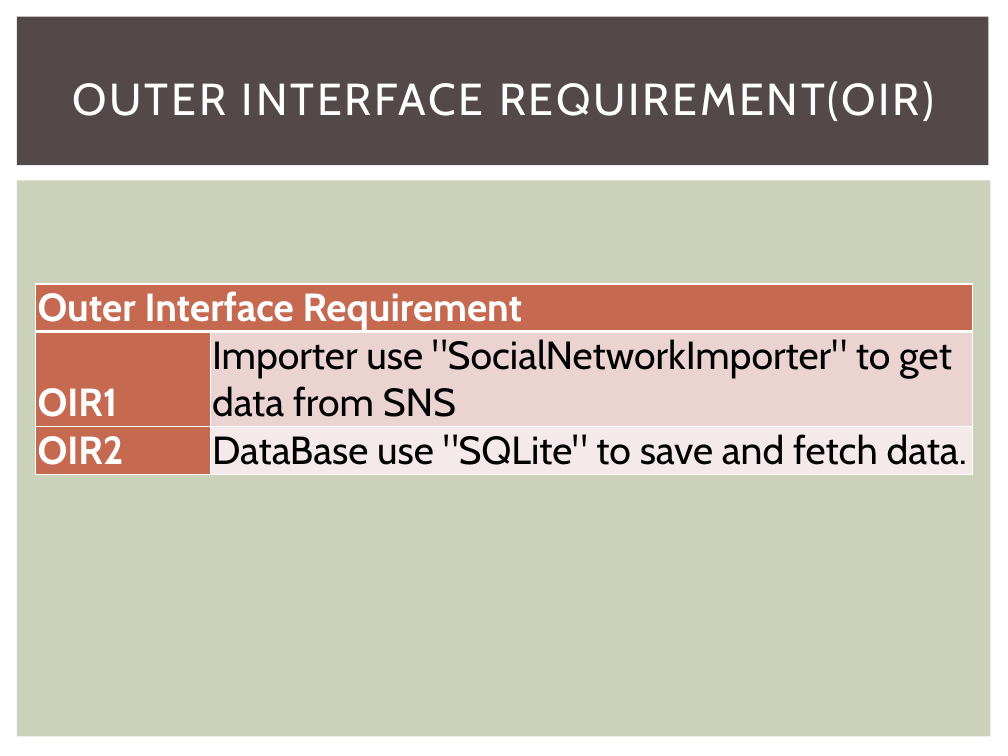
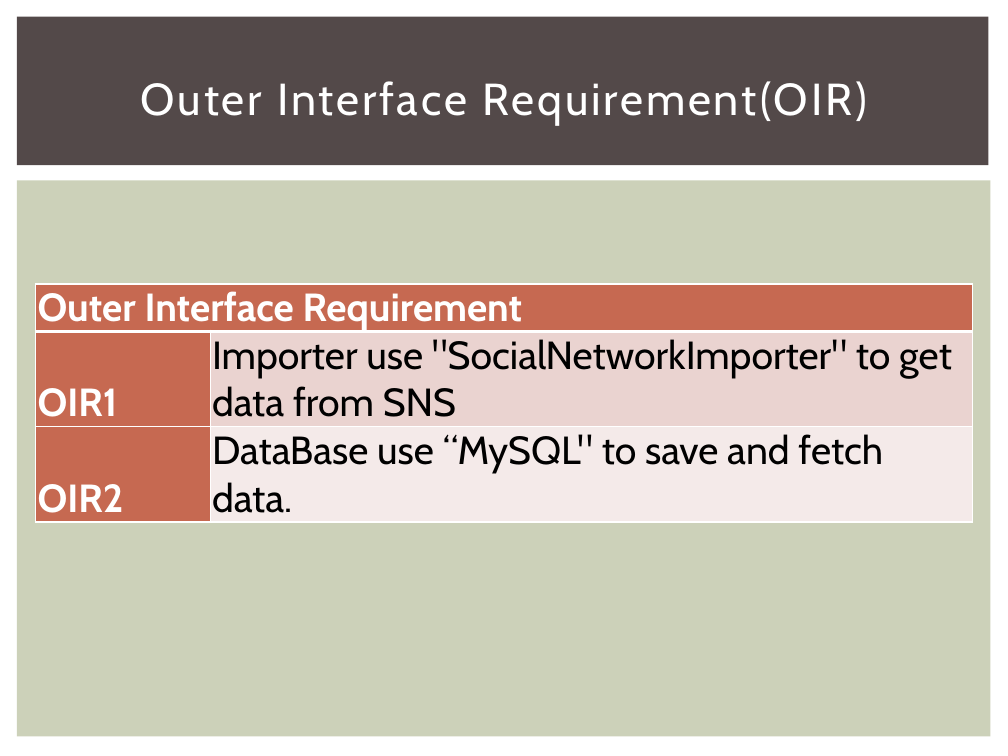
Before and after one commit to 2014-sed-team3/term-project, a slide deck: slide 10 of project/report/report.pptx. Drawn at 1008x756 pixels with LibreOffice and Linux fonts; fonts in the diff are those of the drawing. Boxes give left, top, right and bottom in pixels: in the first picture for what was removed or moved away, otherwise in the second. Text is boxed around its words. In the diff, an @@ line names an element or a change of style, - is before the commit and + after.

```diff
--- a/project/report/report.pptx
+++ b/project/report/report.pptx
@@ title at (141, 81, 867, 125): text changed @@
-OUTER INTERFACE REQUIREMENT(OIR)
+Outer Interface Requirement(OIR)
@@ table at (35, 284, 972, 519) @@
@@ row 3, column 2: "DataBase use "SQLite" to save and fetch data." to "DataBase use “MySQL" to save and fetch data." @@
```
Also in this commit, not shown: 9 other slides changed, 9 slides added, 6 slides removed, 1 other file.
